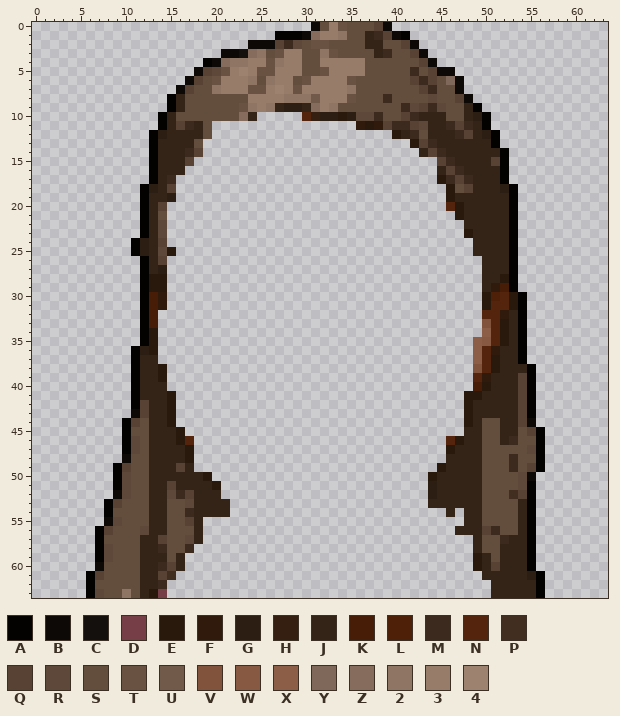
Pixel-art sprite -- res/hair/hair_6_f.png. Above: the version before the commit.
The file is 64x64 pixels. Colours within 5 levels of each other are drawn and written as one. The old version is drawn lined up with the new one.
Palette (. is transparent): A #030201  B #0c0907  C #13100d  D #763e46  E #29190c  F #2f1a0b  G #2d1e14  H #351f11  J #342317  K #481d07  L #4e2007  M #3b2a1d  N #54240c  P #412e21  Q #574233  R #5d4839  S #634d3d  T #695242  U #715a49  V #82533c  W #875942  X #8d5e47  Y #7f6859  Z #856c5c  2 #8f7563  3 #977c6a  4 #9d826f
Pixels before (only the part around the change), first column x 0:
 6 .................BQST3332S233ST3333TSSSSSSQMQSYB...............
 7 ................BQSS2333TT343T333332SSSSSSSQMSSB...............
 8 ...............AJSSSSSSS3333222U333TSSSMSSSSRSSQB..............
 9 ...............AJSSSSSST232JGGJZ32SSSSSSSMRQMRSSJA.............
10 ..............AJSSSSSSSZJ.....NHGGEGRRMSSQMJJJSSJGA............
11 ..............AJQMJS................FEFQMMQRJJMQMJA............
12 .............AGJJJJS....................EJMSJJJMQJGA...........
13 .............AJJJJS.......................EQMJJJJJJA...........
14 .............AJJJMQ........................JQMJJJJJJA..........
15 .............AJJJQ...........................QMJJJJQA..........
16 .............AJJJ............................JQMJJJJA..........
17 .............AJM.............................EMQMJJJA..........
18 ............AGJQ..............................ESQJJJGA.........
19 ............AJJG..............................EJJJJJJA.........
20 ............AJQ...............................NEJJJJJA.........
21 ............AJS................................EJJJJJA.........
22 ............AJR.................................JJJJJA.........
23 ............AJR.................................EJJJJA.........
24 ...........AGJQ..................................JJJJA.........
25 ...........AGJRE.................................JJJJA.........
26 ............AJQ...................................JJJA.........
27 ............AJG...................................JJJA.........
28 ............AEE...................................JJEA.........
29 ............AEE...................................JFKA.........
30 ............AKF...................................ELNEA........
31 ............AKF...................................ENNEA........
32 ............AK....................................NNFJA........
33 ............AK....................................VNEJA........
34 ............AE....................................XNEJA........
35 ............AE...................................XWNEJA........
36 ...........AGE...................................XNFJJA........
37 ...........AJJ...................................XNEJJA........
38 ...........AJJE..................................VNEJJJA.......
39 ...........AJJE..................................NFJJJQA.......
40 ...........AJJJ..................................KEJJJQA.......
41 ...........AJJJE................................EEJJJJQA.......
42 ...........AQJJE................................EJJJJJQA.......
43 ...........BQJJE................................EJJJJJQA.......
44 ..........AQSJJE................................EJSSJJQB.......
45 ..........ASSJJJE...............................JJSSJJSQA......
46 ..........ARSJJJEN............................NEJJSSJMSSA......
47 ..........ARSJJJJE............................EJJJSSSSSRA......
48 ..........BSSJJJJE............................JJJJSSSMSSA......
49 .........AQSSJJJQJ...........................EJJJJSSSMSQA......
50 .........ARSSJJJJJJE........................EJJJJJSSSSRB.......
51 .........ARSSJJQJJJJE.......................GJJJJJSSSSRA.......
52 .........BRSSJJRMQJJJ.......................GJJJJJSSSPQA.......
53 ........AQSSSJJSSRJJJJ......................JJJJJJSSSSJA.......
54 ........ASSSSJJSSMJJJJ........................J.JJSSSSJA.......
55 ........BRSSSJJSSQJ.............................JJSSSSJA.......
56 .......AQSSSRJJSSSJ............................JJJQMSSJA.......
57 .......ASSSSJJQSSRJ..............................JSSMJJA.......
58 .......ARSSSJJMSSM...............................JSSJJJA.......
59 .......ARSSSJJJSJ................................EJSJJJA.......
After:
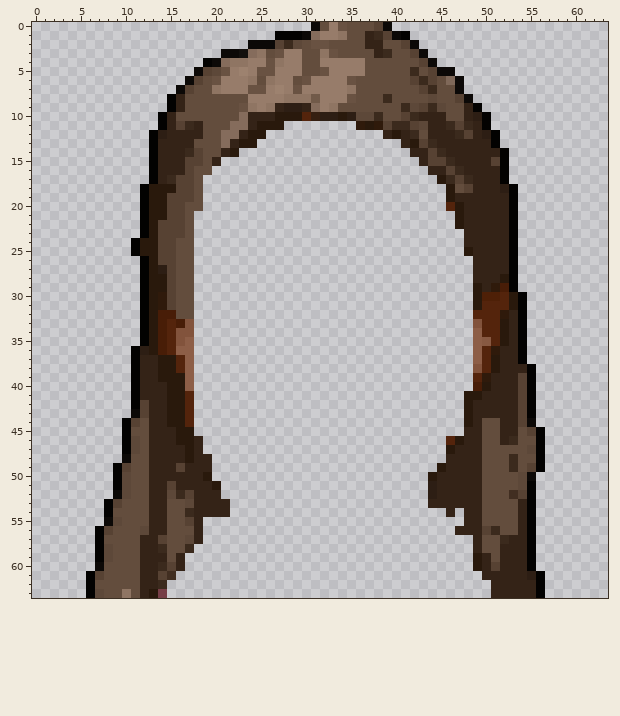
Log entry: fill in gaps of face and hair
From old to new:
whole drawing moved by -1,+0 (the old picture is shown already moved)
Changed rows in their new state; - is an unchanged pixel.
first column x 12:
10 -------------JJEEE---------------------
11 --------SSZZJEEE-----------------------
12 --------SZZJEE-------------J-----------
13 -------SSZJEE----------------J---------
14 -------SSJE-------------------J--------
15 ------QSJ----------------------JQ------
16 -----QSS------------------------J------
17 ----QQS--------------------------------
18 -EEEQQS--------------------------------
19 -EEQQQS--------------------------------
20 -EEQQSS--------------------------------
21 -EEQQS---------------------------------
22 -EQQQS-----------------------------E---
23 -EQQQS------------------------------J--
24 EE-QSS------------------------------J--
25 EEQQSS------------------------------E--
26 -E-QSS-------------------------------J-
27 -E-QSS-------------------------------J-
28 ---QSS-------------------------------J-
29 ---QSS-------------------------------E-
30 -E-QSS-------------------------------EL
31 -E-QSS-------------------------------EN
32 -EKKSS-------------------------------N-
33 -EKNKV-------------------------------VN
34 --KNVV-------------------------------XN
35 --KNVX---------------------------------
36 --KNXX---------------------------------
37 --EENX---------------------------------
38 ---ENX---------------------------------
39 ---EEX---------------------------------
40 ---EEX---------------------------------
41 ----EN---------------------------------
42 ----EN---------------------------------
43 ----EN---------------------------------
44 ----EN---------------------------------
45 -----E---------------------------------
46 -----EJ--------------------------------
47 ------J--------------------------------
48 ------JJ-------------------------------
49 ------JJ-------------------------------
Boxes around the changes in both pictures, in picture pixels (x1, y1, x2, y2):
changed: (140, 112, 302, 472)
added: (383, 130, 437, 175)
changed: (455, 220, 491, 337)
